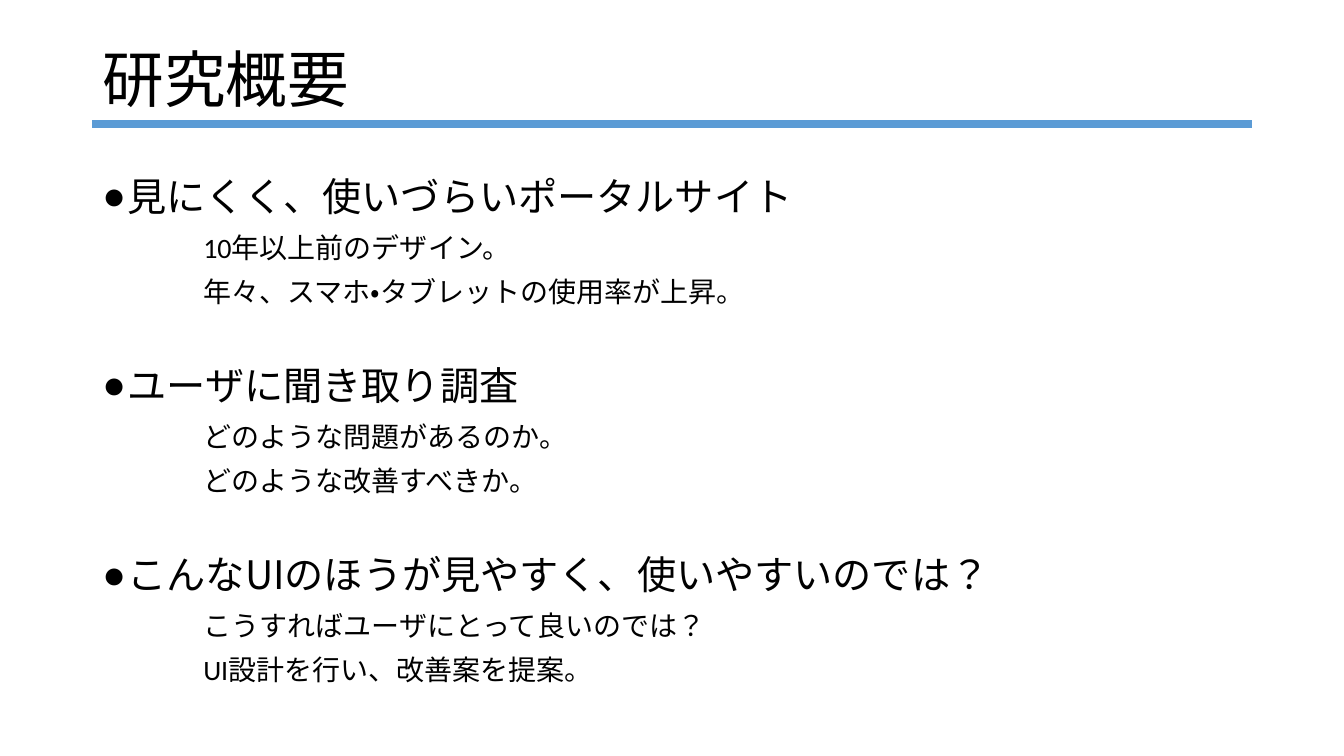
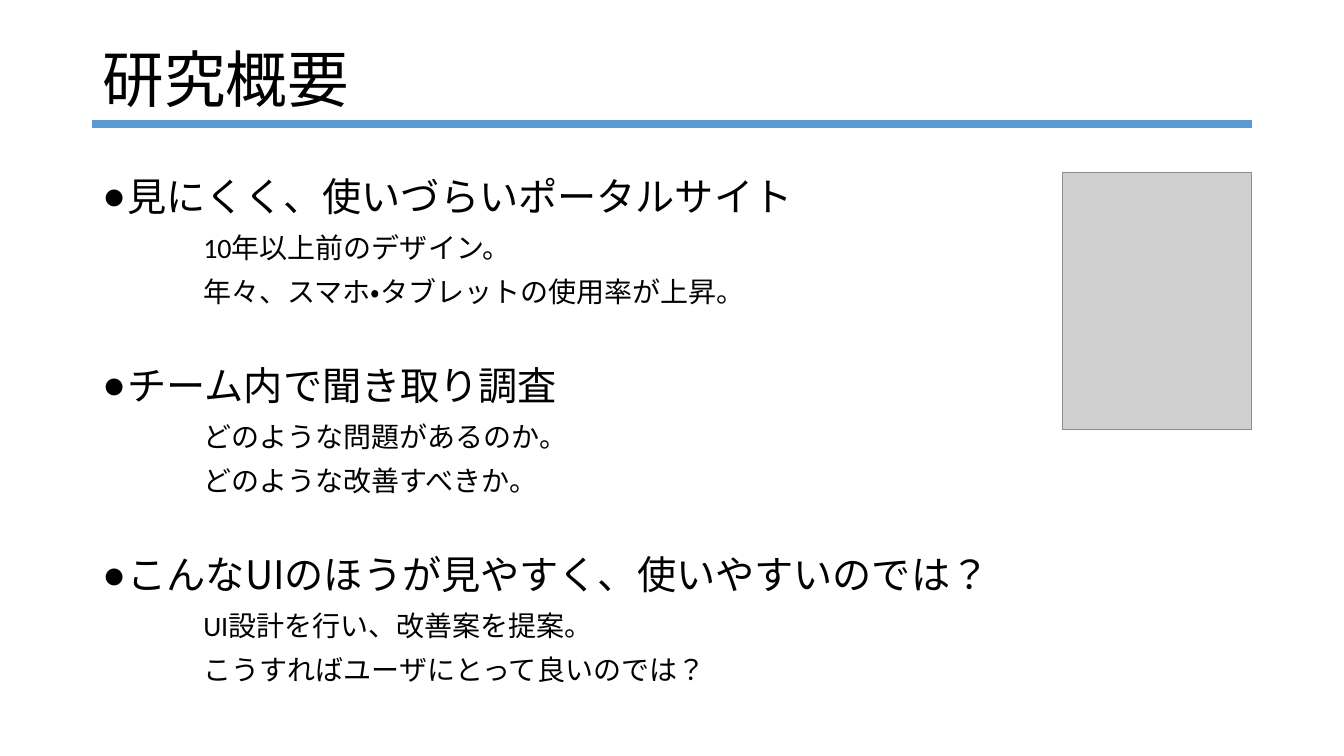
Before and after one commit to R4HB02-teamR/-R, a slide deck: slide 5 of progress/樫本/2022_0203クラス内発表.pptx. Drawn at 1344x756 pixels with LibreOffice and Linux fonts; fonts in the diff are those of the drawing; grey boxes stand for pictures. Boxes give left, top, right and bottom in pixels: in the first picture for what was removed or moved away, otherwise in the second. Text is boxed around its words. In the diff, an @@ line names an element or a change of style, - is before the commit and + after.

```diff
--- a/progress/樫本/2022_0203クラス内発表.pptx
+++ b/progress/樫本/2022_0203クラス内発表.pptx
@@ picture added at bbox=[1063, 172, 1252, 430] @@
@@ text at bbox=[128, 367, 557, 404]: text changed @@
-● ユーザに聞き取り調査
+● チーム内で聞き取り調査
@@ text at bbox=[203, 613, 593, 639]: paragraph added @@
+UI設計を行い、改善案を提案。
@@ text at bbox=[203, 657, 593, 683]: paragraph removed @@
-UI設計を行い、改善案を提案。
```
Also in this commit, not shown: 10 other slides changed, 10 slides added, 2 slides removed, 1 other file.
